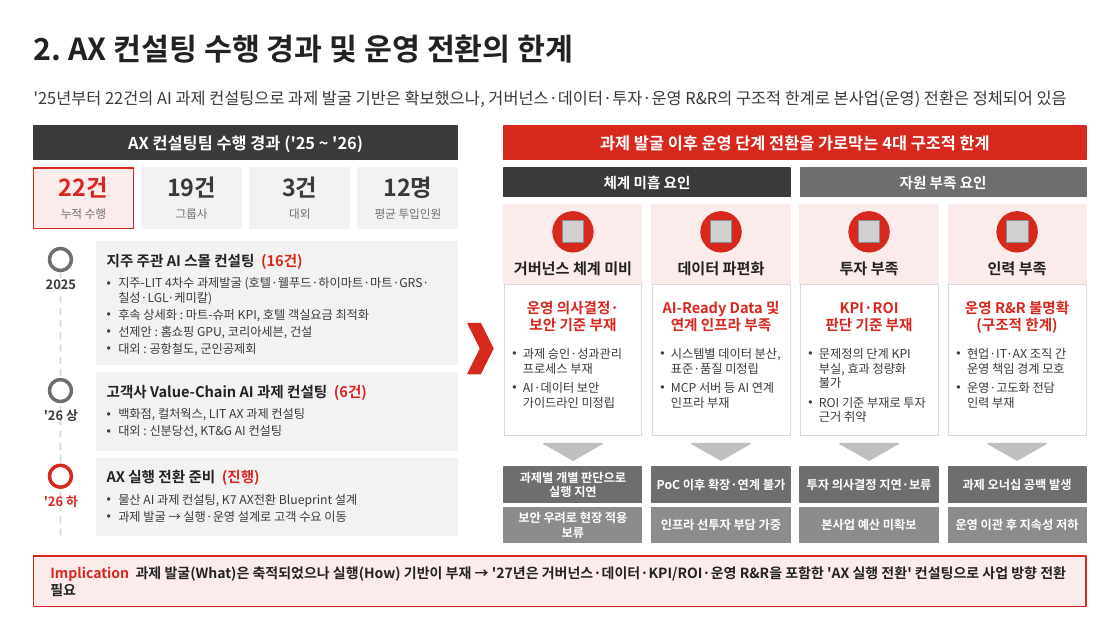
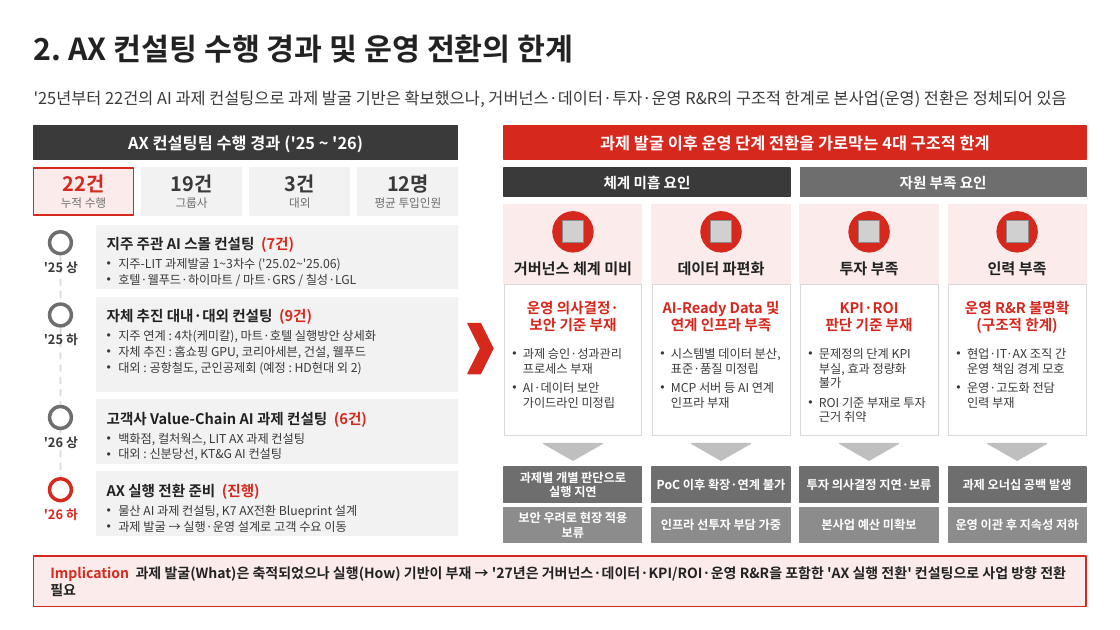
Before and after one commit to qhsghks9/qhsghks, a slide deck: slide 1 of AX_Operation_Gap.pptx. Drawn at 1120x630 pixels with LibreOffice and Linux fonts; fonts in the diff are those of the drawing; grey boxes stand for pictures. Boxes give left, top, right and bottom in pixels: in the first picture for what was removed or moved away, otherwise in the second. Text is boxed around its words. In the diff, an @@ line names an element or a change of style, - is before the commit and + after.

```diff
--- a/AX_Operation_Gap.pptx
+++ b/AX_Operation_Gap.pptx
@@ rectangle: place and size @@
-rectangle at (34, 168, 134, 229)
+rectangle at (34, 168, 134, 215)
@@ rectangle: place and size @@
-rectangle at (142, 168, 242, 229)
+rectangle at (142, 168, 242, 215)
@@ rectangle: place and size @@
-rectangle at (250, 168, 350, 229)
+rectangle at (250, 168, 350, 215)
@@ size 20 to 17 pt in 4 elements at (63, 174, 105, 193), (171, 174, 213, 193), (285, 174, 315, 193), (387, 174, 429, 193) @@
@@ rectangle: place and size @@
-rectangle at (358, 168, 458, 229)
+rectangle at (358, 168, 458, 215)
@@ text "누적 수행": place and size @@
-text "누적 수행" at (61, 208, 106, 219)
+text "누적 수행" at (61, 197, 106, 208)
@@ text "그룹사": place and size @@
-text "그룹사" at (176, 208, 208, 219)
+text "그룹사" at (176, 197, 208, 208)
@@ text "대외": place and size @@
-text "대외" at (289, 208, 310, 219)
+text "대외" at (289, 197, 310, 208)
@@ text "평균 투입인원": place and size @@
-text "평균 투입인원" at (375, 208, 442, 219)
+text "평균 투입인원" at (375, 197, 442, 208)
@@ ellipse: place and size @@
-ellipse at (50, 249, 71, 271)
+ellipse at (50, 232, 71, 254)
@@ rectangle added at (97, 225, 458, 289), fill #F2F2F2, outline #F2F2F2 1 pt @@
@@ text at (107, 236, 294, 252): text changed @@
-지주 주관 AI 스몰 컨설팅 (16건)
+지주 주관 AI 스몰 컨설팅 (7건)
@@ text added at (44, 261, 78, 273), 11 pt, text #3A3A3A, bold @@
+'25 상
@@ line moved from (60, 259) - (60, 536) to (60, 242) - (60, 497) @@
@@ text added at (118, 258, 357, 285), 10.5 pt, text #3A3A3A @@
+• 지주-LIT 과제발굴 1~3차수 ('25.02~'25.06)
+• 호텔·웰푸드·하이마트 / 마트·GRS / 칠성·LGL
@@ text removed at (46, 279, 76, 289) @@
-2025
@@ rectangle: place and size @@
-rectangle at (97, 242, 458, 365)
+rectangle at (97, 297, 458, 392)
@@ ellipse added at (50, 304, 71, 326), fill #FFFFFF, outline #6E6E6E 3 pt @@
@@ text added at (107, 308, 312, 324), 12.5 pt, text #222222, bold @@
+자체 추진 대내·대외 컨설팅 (9건)
@@ text added at (44, 333, 78, 345), 11 pt, text #3A3A3A, bold @@
+'25 하
@@ text at (118, 330, 376, 374): text changed @@
-• 지주-LIT 4차수 과제발굴 (호텔·웰푸드·하이마트·마트·GRS·칠성·LGL·케미칼)
-• 후속 상세화 : 마트-슈퍼 KPI, 호텔 객실요금 최적화
-• 선제안 : 홈쇼핑 GPU, 코리아세븐, 건설
-• 대외 : 공항철도, 군인공제회
+• 지주 연계 : 4차(케미칼), 마트·호텔 실행방안 상세화
+• 자체 추진 : 홈쇼핑 GPU, 코리아세븐, 건설, 웰푸드
+• 대외 : 공항철도, 군인공제회 (예정 : HD현대 외 2)
@@ 2 texts, 1 ellipse: place and size @@
-2 texts, 1 ellipse at (44, 380, 367, 421)
+2 texts, 1 ellipse at (44, 407, 367, 448)
@@ rectangle: place and size @@
-rectangle at (97, 373, 458, 450)
+rectangle at (97, 400, 458, 464)
@@ text "백화점, 컬처웍스, LIT AX 과제 ..." at (118, 433, 305, 460): less space between paragraphs @@
@@ text "백화점, 컬처웍스, LIT AX 과제 ...": place and size @@
-text "백화점, 컬처웍스, LIT AX 과제 ..." at (118, 408, 305, 437)
+text "백화점, 컬처웍스, LIT AX 과제 ..." at (118, 433, 305, 460)
@@ 2 texts, 1 ellipse: place and size @@
-2 texts, 1 ellipse at (44, 465, 260, 507)
+2 texts, 1 ellipse at (44, 479, 260, 520)
@@ rectangle: place and size @@
-rectangle at (97, 459, 458, 536)
+rectangle at (97, 472, 458, 536)
@@ text "물산 AI 과제 컨설팅, K7 ...": place and size @@
-text "물산 AI 과제 컨설팅, K7 ..." at (118, 494, 357, 522)
+text "물산 AI 과제 컨설팅, K7 ..." at (118, 505, 357, 532)
@@ text "물산 AI 과제 컨설팅, K7 ..." at (118, 505, 357, 532): less space between paragraphs @@
```
